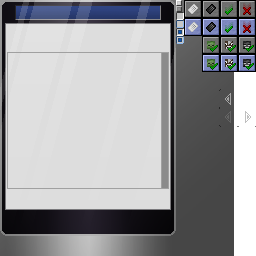
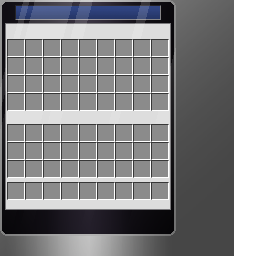
The second 256 x 256 image is a revision of the first. Changes to its layers:
showed "upgrade_slots" over [7, 39, 169, 200]
hid group "selection_btn" (7 layers) over [184, 0, 256, 72]
hid "target_layout" over [7, 0, 184, 189]
hid "menu_buttons" over [219, 89, 256, 127]
